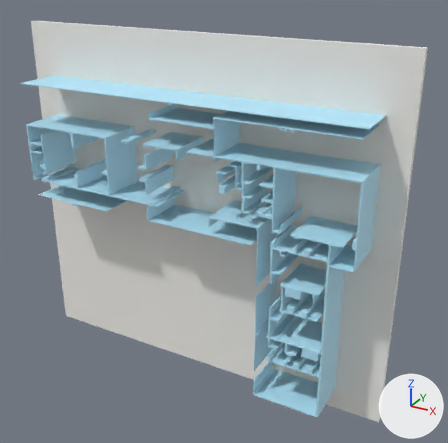
The glTF model version two/out_3d_improved_colour/67_4.glb, before and after one commit.
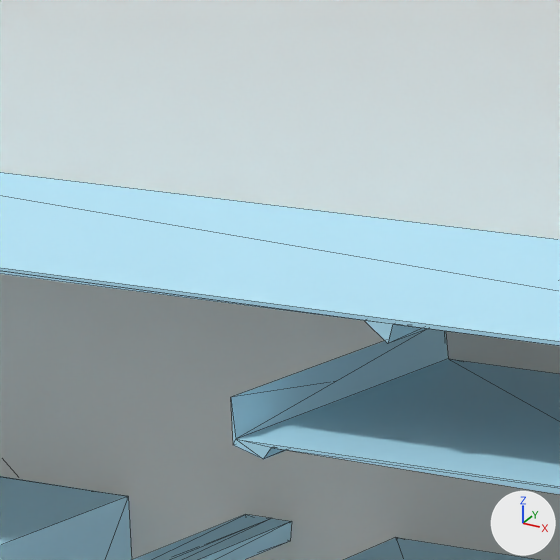
Each version is shown whole from a 50 mm lens placed at (12.73, -12.72, 10.83), pointed at (5.87, -0.24, 4.59), then close up on the part from 26% to 43% of the width and 13% to 30% of the height. The lights are fixed; the arrows at lower right show +X, +Y and +Z. The close-ups show mesh edges as thin lines. Where no turn or scale is listed for an object, it has been applied to the vertices. Vertices at the same position are counted once.

The first close-up shows 'geometry_0'.
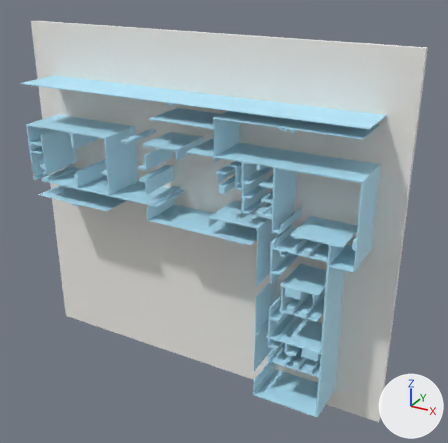
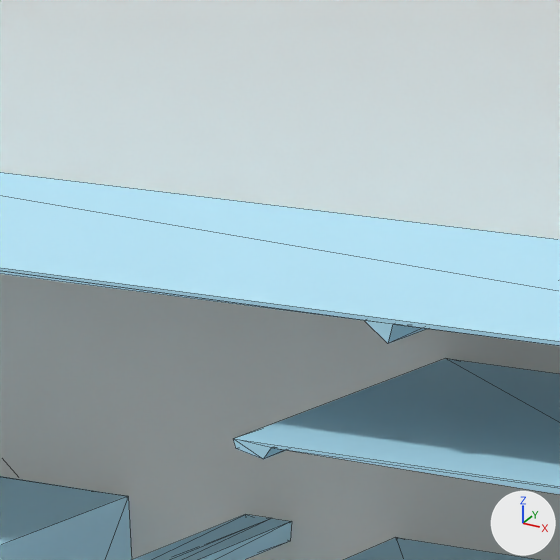
Pixel boxes [x1, y1, x2, y2] of what changed, in the close-ups (560 x 560 px; the box of a moved part takes in the faces that stretch with it):
part 1 of me_geometry_0, moved or reshaped: before [231, 329, 560, 488]; after [233, 359, 560, 488]

What changed in the scene script:
```text
Change me_geometry_0:
    used by ob_geometry_0; location = (0.0, 0.0, 0.0)
    remove me_geometry_0.from_pydata(...)  # 774 vertices, 1488 faces; spans x 0.0..10.23, y -1.35..0.0, z 0.0..9.09
    add me_geometry_0.from_pydata(...)  # 772 vertices, 1484 faces; spans x 0.0..10.23, y -1.35..0.0, z 0.0..9.09
    me_geometry_0 part 1
    6 vertices are removed from x 4.52..4.53, y -1.35..-0.15, z 7.27..7.42
    16 faces are deleted
    4 vertices are added at (4.53, -0.15, 7.26), (4.52, -0.15, 7.29), (4.53, -1.35, 7.26), (4.52, -1.35, 7.29)
    12 new faces join them
```
